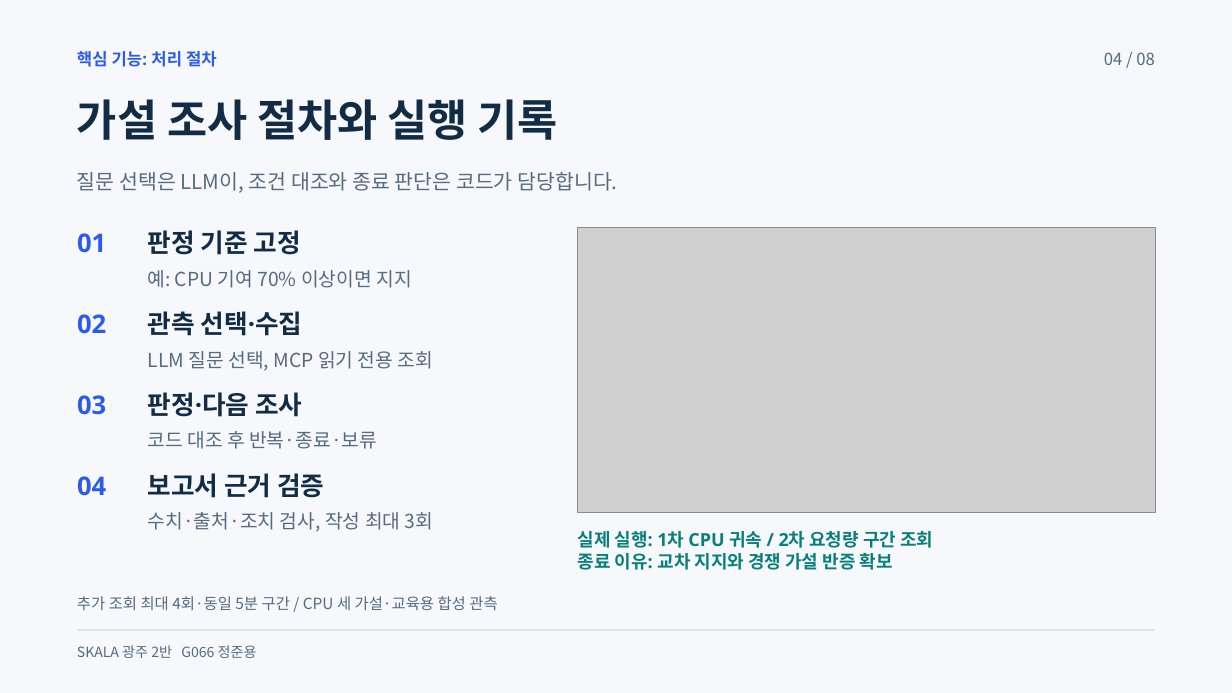
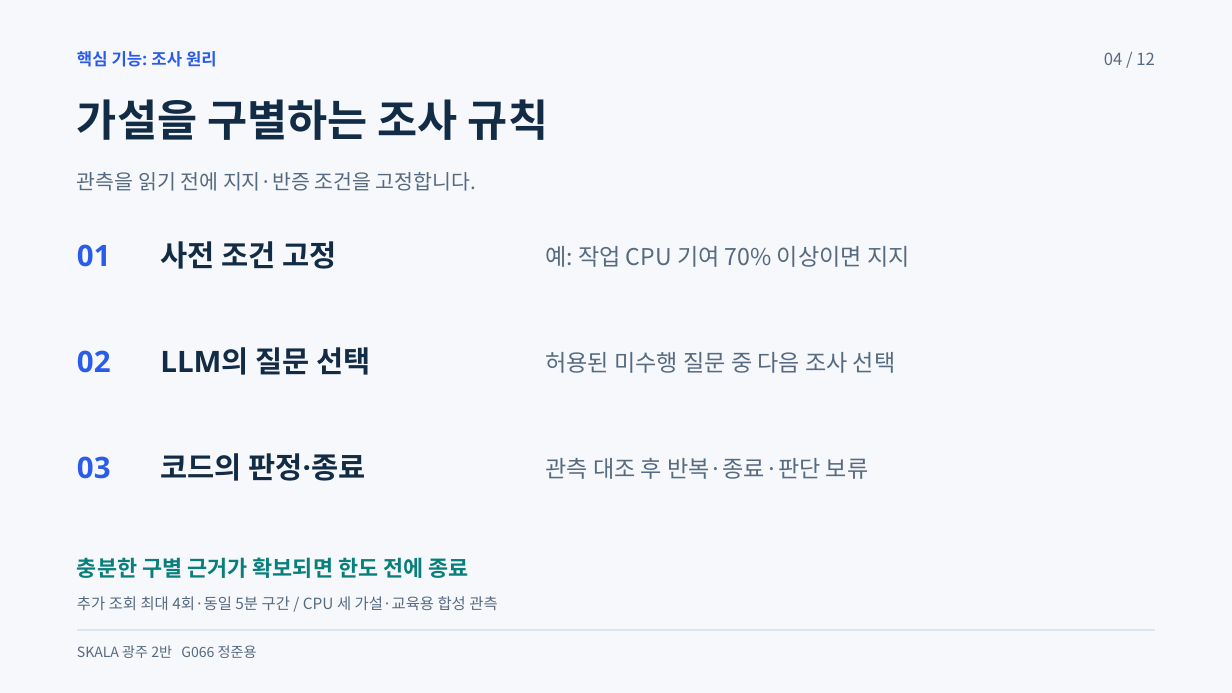
Before and after one commit to beshurl/skala-ai-mini-project, a slide deck: slide 4 of doc/presentation/운영진단_에이전트_5분발표.pptx. Drawn at 1232x693 pixels with LibreOffice and Linux fonts; fonts in the diff are those of the drawing; grey boxes stand for pictures. Boxes give left, top, right and bottom in pixels: in the first picture for what was removed or moved away, otherwise in the second. Text is boxed around its words. In the diff, an @@ line names an element or a change of style, - is before the commit and + after.

```diff
--- a/doc/presentation/운영진단_에이전트_5분발표.pptx
+++ b/doc/presentation/운영진단_에이전트_5분발표.pptx
@@ text at <box>77,51,217,67</box>: text changed @@
-핵심 기능: 처리 절차
+핵심 기능: 조사 원리
@@ text at <box>1104,52,1155,65</box>: text changed @@
-04 / 08
+04 / 12
@@ text at <box>77,99,548,140</box>: text changed @@
-가설 조사 절차와 실행 기록
+가설을 구별하는 조사 규칙
@@ text at <box>77,172,476,191</box>: text changed @@
-질문 선택은 LLM이, 조건 대조와 종료 판단은 코드가 담당합니다.
+관측을 읽기 전에 지지·반증 조건을 고정합니다.
@@ text "01": place and size @@
-text "01" at <box>77,233,106,253</box>
+text "01" at <box>77,244,111,267</box>
@@ picture removed at <box>578,227,1156,513</box> @@
@@ text at <box>160,241,336,269</box>: text changed; size 30 to 34.5 pt @@
-판정 기준 고정
+사전 조건 고정
@@ text at <box>545,246,910,267</box>: text changed; size 22.5 to 27 pt @@
-예: CPU 기여 70% 이상이면 지지
+예: 작업 CPU 기여 70% 이상이면 지지
@@ text "02": place and size @@
-text "02" at <box>77,314,106,334</box>
+text "02" at <box>77,350,111,373</box>
@@ text at <box>160,347,370,375</box>: text changed; size 30 to 34.5 pt @@
-관측 선택·수집
+LLM의 질문 선택
@@ text at <box>545,352,896,373</box>: text changed; size 22.5 to 27 pt @@
-LLM 질문 선택, MCP 읽기 전용 조회
+허용된 미수행 질문 중 다음 조사 선택
@@ size 30 to 34.5 pt in 3 elements at <box>77,244,111,267</box>, <box>77,350,111,373</box>, <box>77,456,111,479</box> @@
@@ text "03": place and size @@
-text "03" at <box>77,395,106,415</box>
+text "03" at <box>77,456,111,479</box>
@@ text removed at <box>77,476,106,496</box> @@
-04
@@ text removed at <box>148,473,324,498</box> @@
-보고서 근거 검증
@@ text at <box>160,453,365,481</box>: text changed; size 30 to 34.5 pt @@
-판정·다음 조사
+코드의 판정·종료
@@ text at <box>545,458,869,479</box>: text changed; size 22.5 to 27 pt @@
-코드 대조 후 반복·종료·보류
+관측 대조 후 반복·종료·판단 보류
@@ text removed at <box>148,512,433,532</box> @@
-수치·출처·조치 검사, 작성 최대 3회
@@ text removed at <box>578,531,933,570</box> @@
-실제 실행: 1차 CPU 귀속 / 2차 요청량 구간 조회
-종료 이유: 교차 지지와 경쟁 가설 반증 확보
@@ text added at <box>77,557,468,578</box>, 25.5 pt, text #087F7A, bold @@
+충분한 구별 근거가 확보되면 한도 전에 종료
```
Also in this commit, not shown: 6 other slides changed, 4 slides added, 7 other files.
